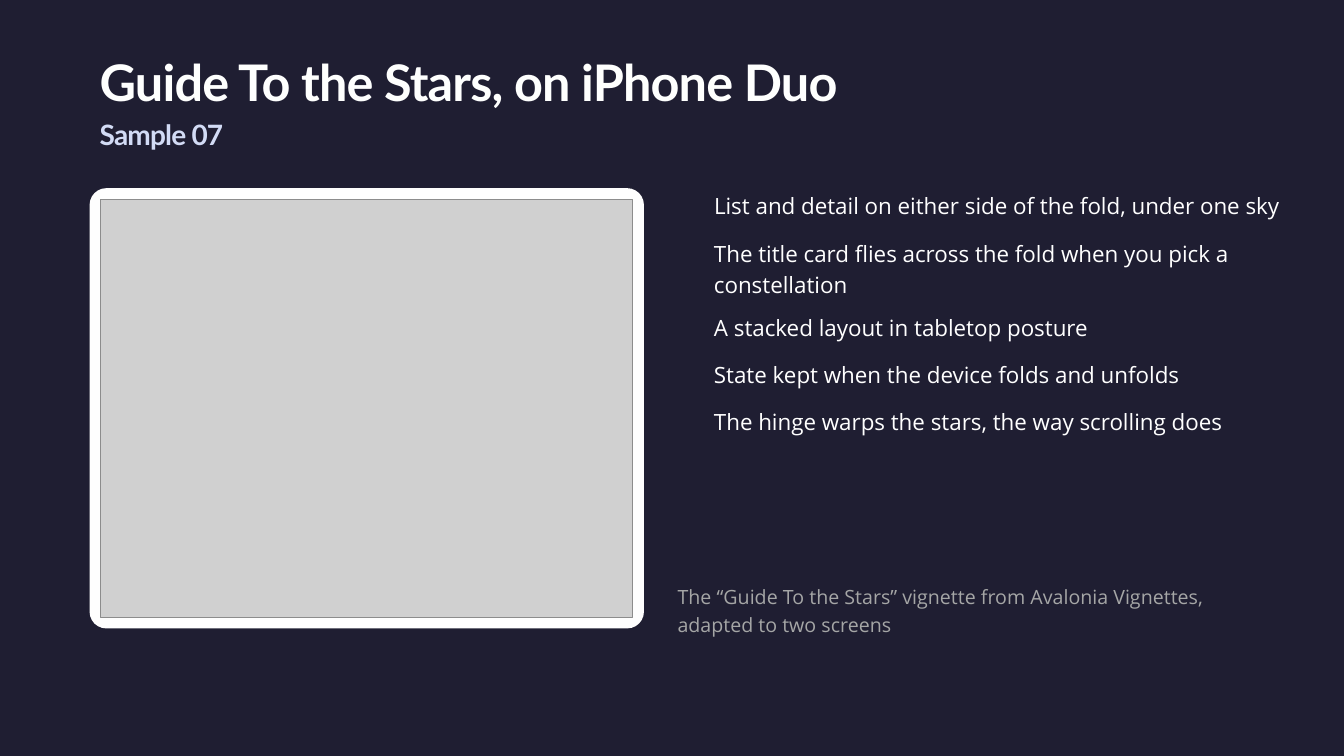
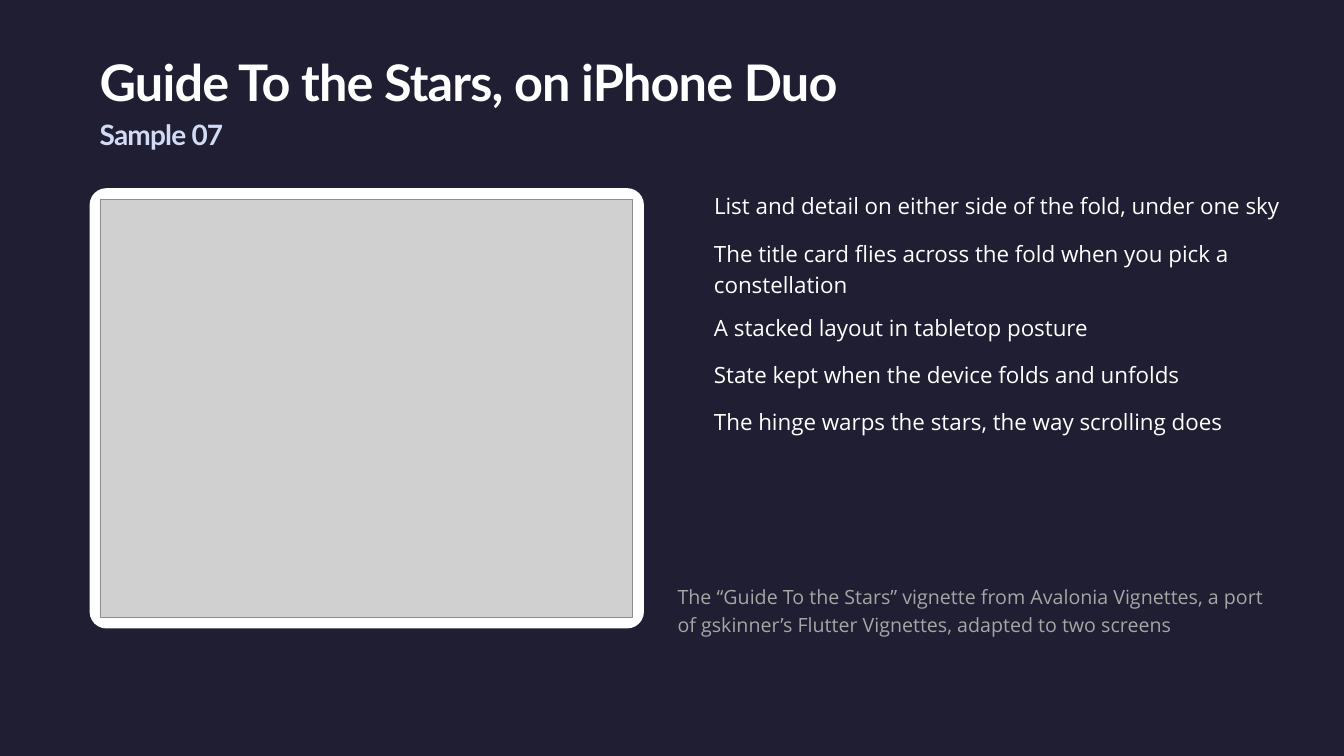
Before and after one commit to jsuarezruiz/dotnetconf2026-avalonia-foldables, a slide deck: slide 20 of Building Dual-Screen Experiences with Avalonia.pptx. Drawn at 1344x756 pixels with LibreOffice and Linux fonts; fonts in the diff are those of the drawing; grey boxes stand for pictures; background and template pictures are left out. Boxes give left, top, right and bottom in pixels: in the first picture for what was removed or moved away, otherwise in the second. Text is boxed around its words. In the diff, an @@ line names an element or a change of style, - is before the commit and + after.

```diff
--- a/Building Dual-Screen Experiences with Avalonia.pptx
+++ b/Building Dual-Screen Experiences with Avalonia.pptx
@@ text at (678,589,1263,637): text changed @@
-The “Guide To the Stars” vignette from Avalonia Vignettes, adapted to two screens
+The “Guide To the Stars” vignette from Avalonia Vignettes, a port of gskinner’s Flutter Vignettes, adapted to two screens
```
Also in this commit, not shown: 5 other slides changed, 1 other file.
